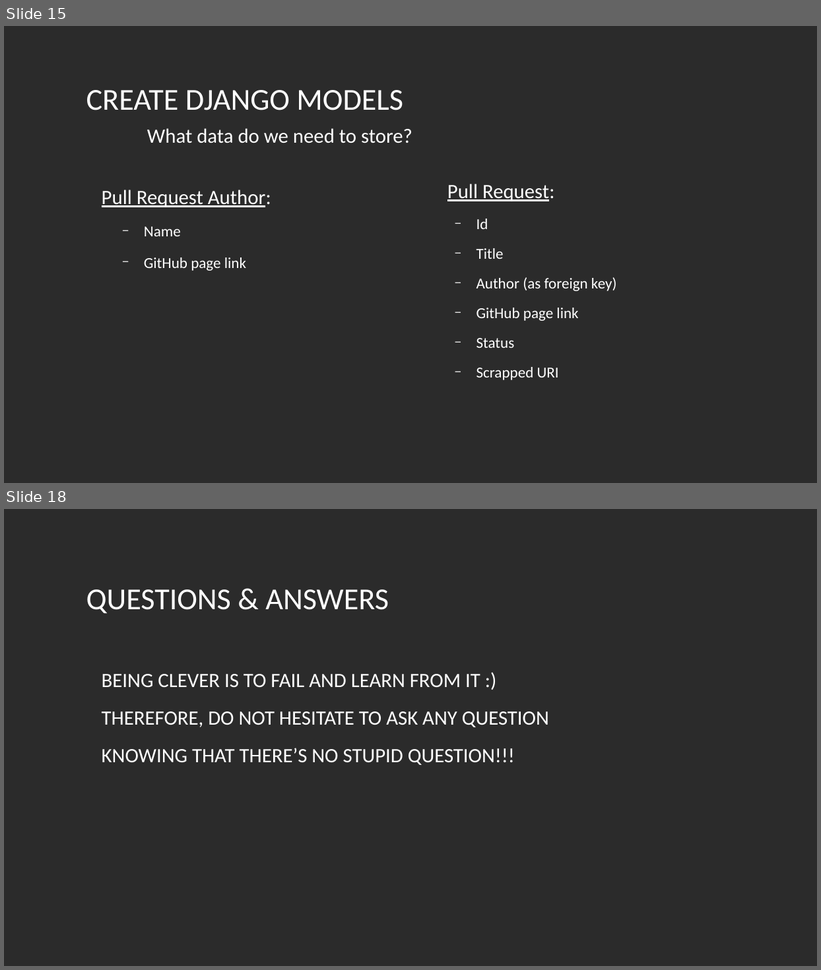
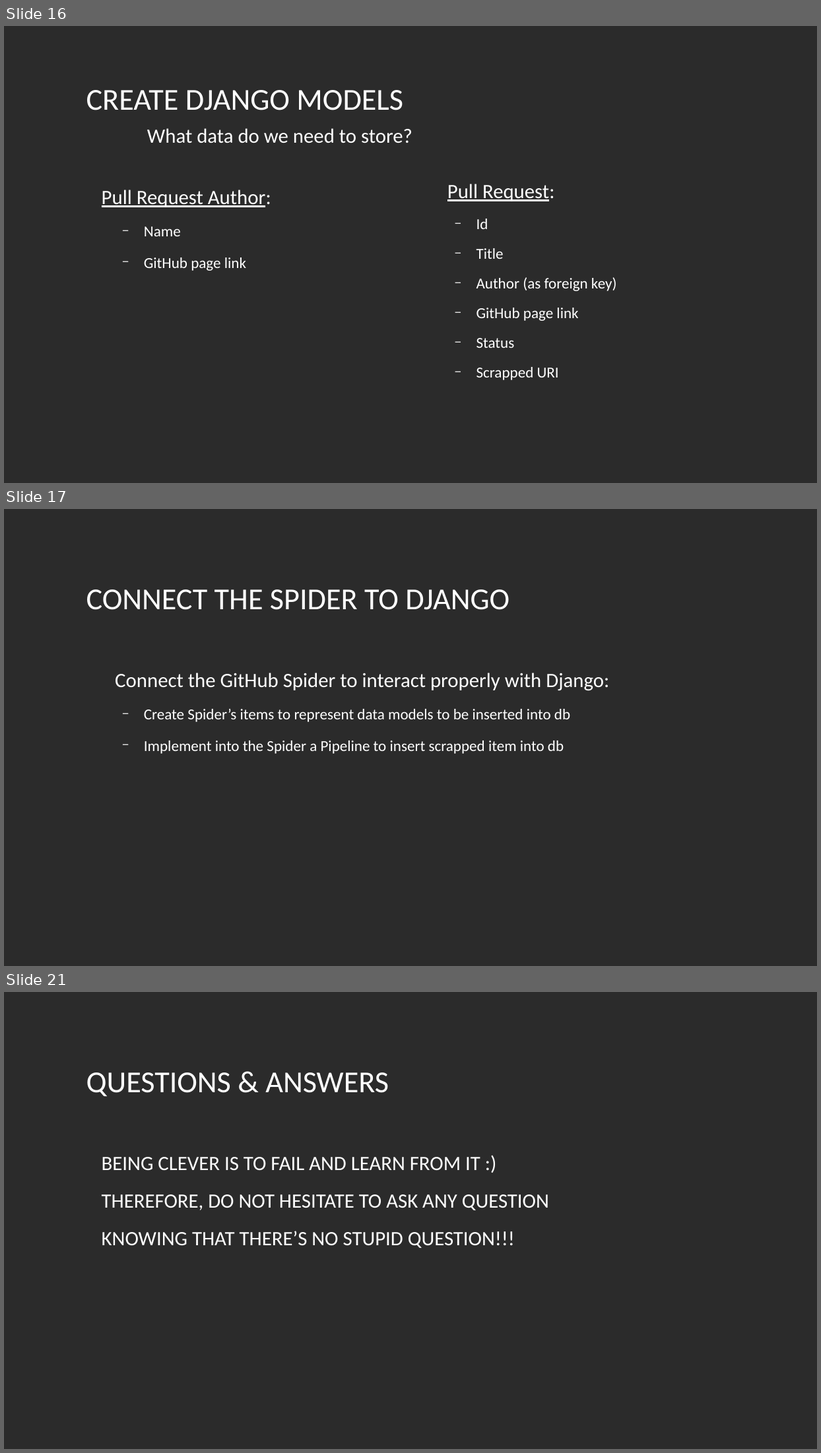
Before and after one commit to nam4dev/web_scraping_presentation, a slide deck: presentation/webscrapping_presentation.odp. Shown one above the other, each under a label of ours: slides 15 and 18 before the commit, slides 16, 17 and 21 after it; the slides between them are not shown. The pictures are 821x970 and 821x1453 pixels, drawn with LibreOffice and Linux fonts; fonts in the diff are those of the drawing; background and template pictures are left out; a plain dark background stands for a picture behind light text. Boxes give left, top, right and bottom in pixels: in the first picture for what was removed or moved away, otherwise in the second. Text is boxed around its words. In the diff, an @@ line names an element or a change of style, - is before the commit and + after.

```diff
--- a/presentation/webscrapping_presentation.odp
+++ b/presentation/webscrapping_presentation.odp
@@ slide 17 added at (x1=4, y1=509, x2=817, y2=966), background picture (left out) @@
@@ title added at (x1=86, y1=590, x2=510, y2=610), 36 pt, text #FFFFFF @@
+CONNECT THE SPIDER TO DJANGO
@@ text added at (x1=115, y1=673, x2=609, y2=754), 18 pt, text #FFFFFF @@
+Connect the GitHub Spider to interact properly with Django:
+  − Create Spider’s items to represent data models to be inserted into db
+  − Implement into the Spider a Pipeline to insert scrapped item into db
@@ what was slide 15 is now slide 16 @@
@@ what was slide 18 is now slide 21 @@
```
Also in this commit, not shown: 10 slides changed, 2 other slides added, 13 other files.
